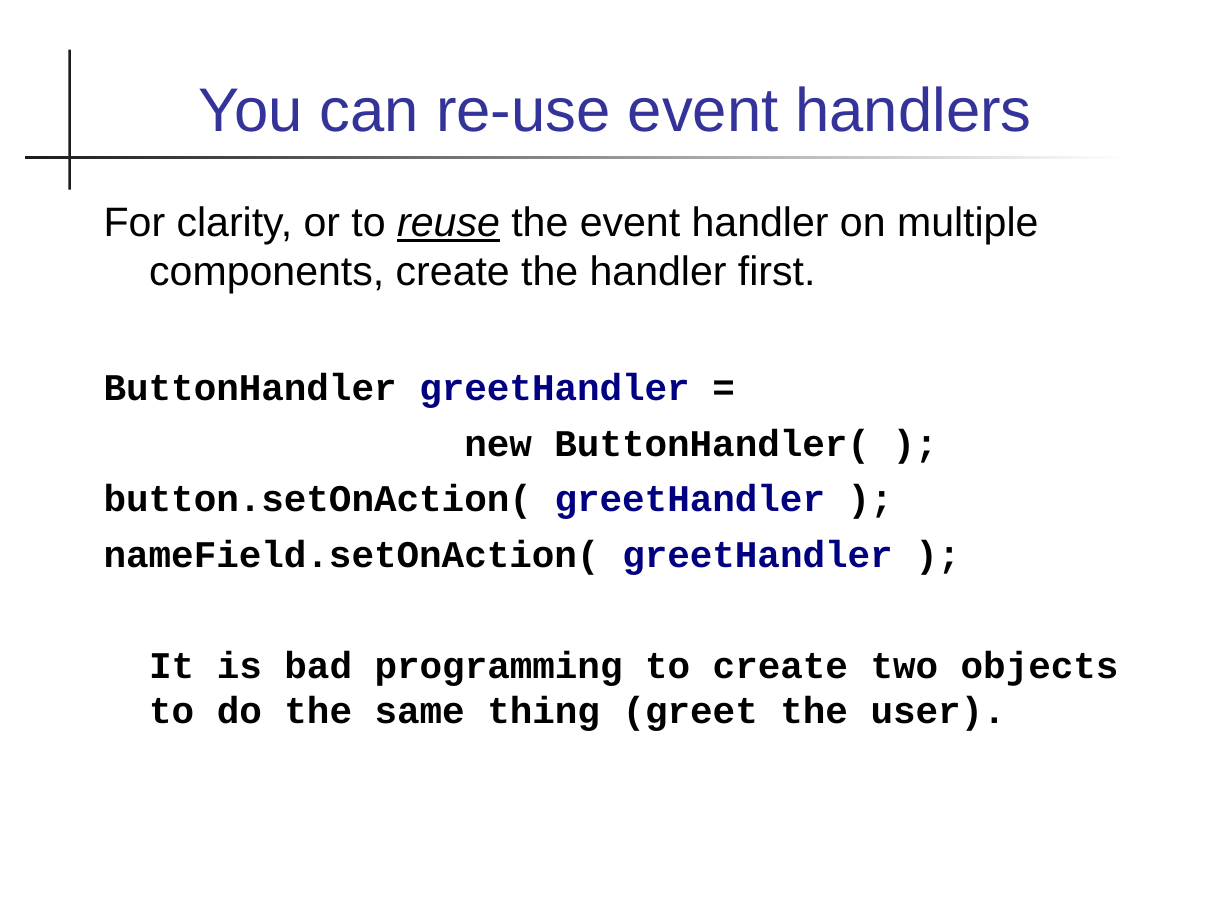
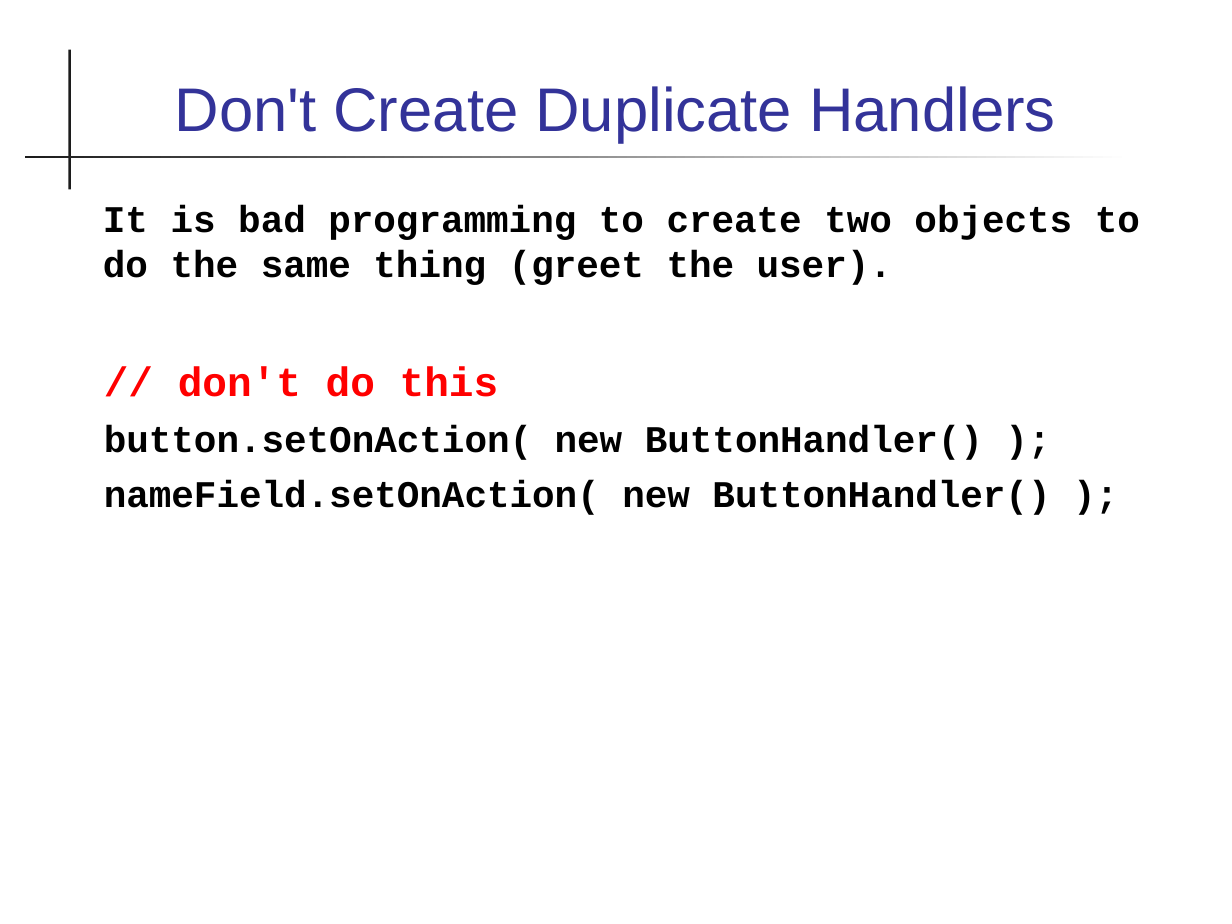
Before and after one commit to skeoop/skeoop.github.io, a slide deck: slide 13 of javafx/Event-Handling.ppt (slide 11 before the commit). Drawn at 1232x924 pixels with LibreOffice and Linux fonts; fonts in the diff are those of the drawing. Boxes give left, top, right and bottom in pixels: in the first picture for what was removed or moved away, otherwise in the second. Text is boxed around its words. In the diff, an @@ line names an element or a change of style, - is before the commit and + after.

Commit message:
change wording in event handler slides

```diff
--- a/javafx/Event-Handling.ppt
+++ b/javafx/Event-Handling.ppt
@@ title at [175, 86, 1055, 143]: text changed @@
-You can re-use event handlers
+Don't Create Duplicate Handlers
@@ text at [104, 206, 1038, 575]: paragraphs removed @@
-For clarity, or to reuse the event handler on multiple components, create the handler first.
-ButtonHandler greetHandler =
-new ButtonHandler( );
-button.setOnAction( greetHandler );
-nameField.setOnAction( greetHandler );
@@ text at [104, 366, 1050, 515]: paragraphs added @@
+// don't do this
+button.setOnAction( new ButtonHandler() );
+nameField.setOnAction( new ButtonHandler() );
```
Also in this commit, not shown: 4 other slides changed, 3 slides added, 1 other file.
